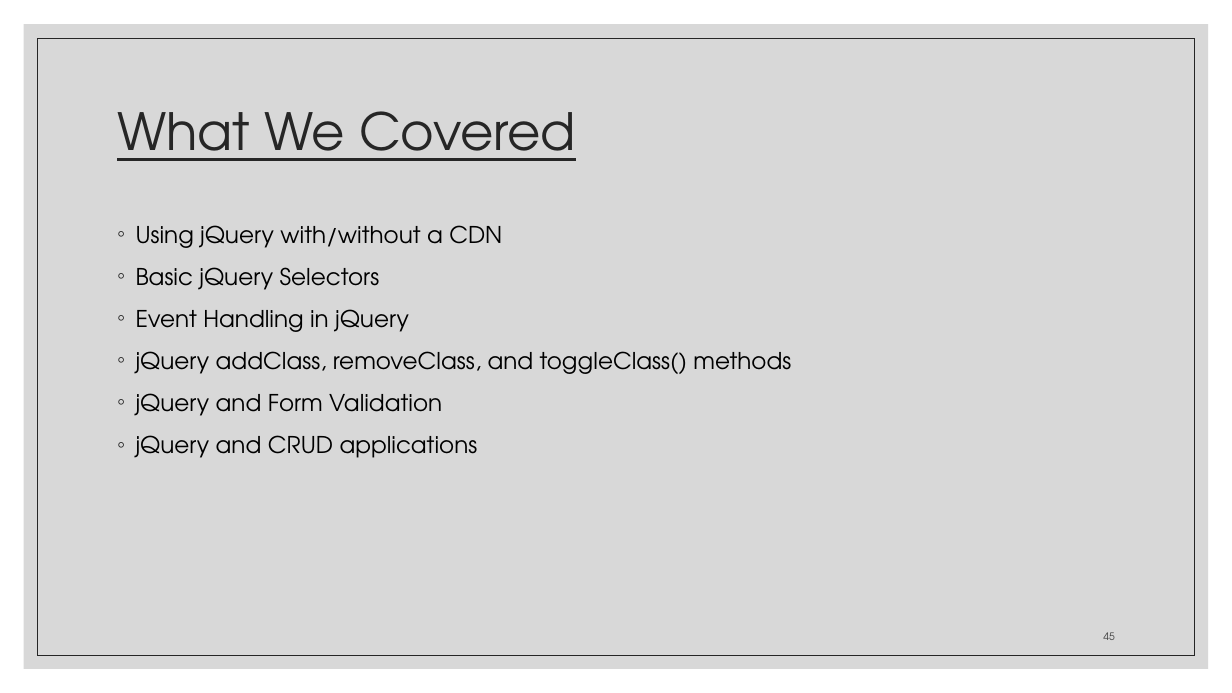
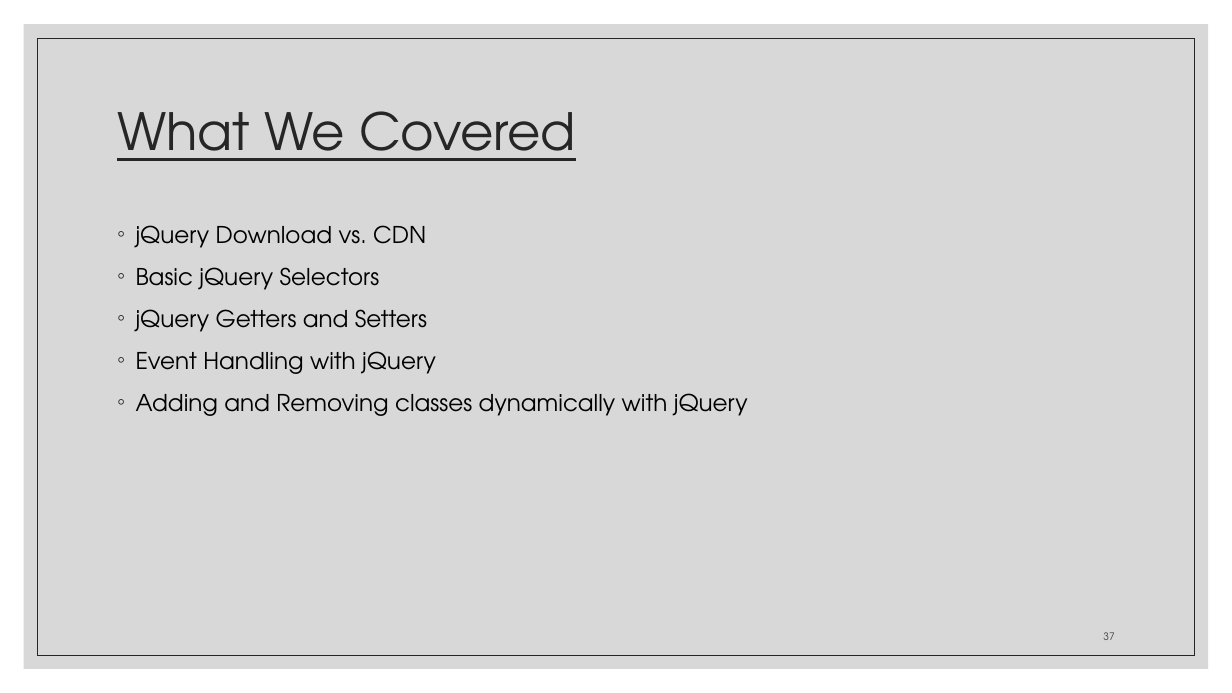
Before and after one commit to zackstotts/base-node-curriculum, a slide deck: slide 37 of unit_00/html_review/05 jQuery.pptx (slide 45 before the commit). Drawn at 1232x693 pixels with LibreOffice and Linux fonts; fonts in the diff are those of the drawing. Boxes give left, top, right and bottom in pixels: in the first picture for what was removed or moved away, otherwise in the second. Text is boxed around its words. In the diff, an @@ line names an element or a change of style, - is before the commit and + after.

```diff
--- a/unit_00/html_review/05 jQuery.pptx
+++ b/unit_00/html_review/05 jQuery.pptx
@@ text at (136, 225, 426, 248): text changed @@
-◦ Using jQuery with/without a CDN
+◦ jQuery Download vs. CDN
@@ text at (136, 309, 748, 416): text changed @@
-◦ Event Handling in jQuery
-◦ jQuery addClass, removeClass, and toggleClass() methods
-◦ jQuery and Form Validation
-◦ jQuery and CRUD applications
+◦ jQuery Getters and Setters
+◦ Event Handling with jQuery
+◦ Adding and Removing classes dynamically with jQuery
@@ page number at (1103, 632, 1114, 640): text changed @@
-45
+37
```
Also in this commit, not shown: 11 other slides changed, 15 slides added, 23 slides removed.
